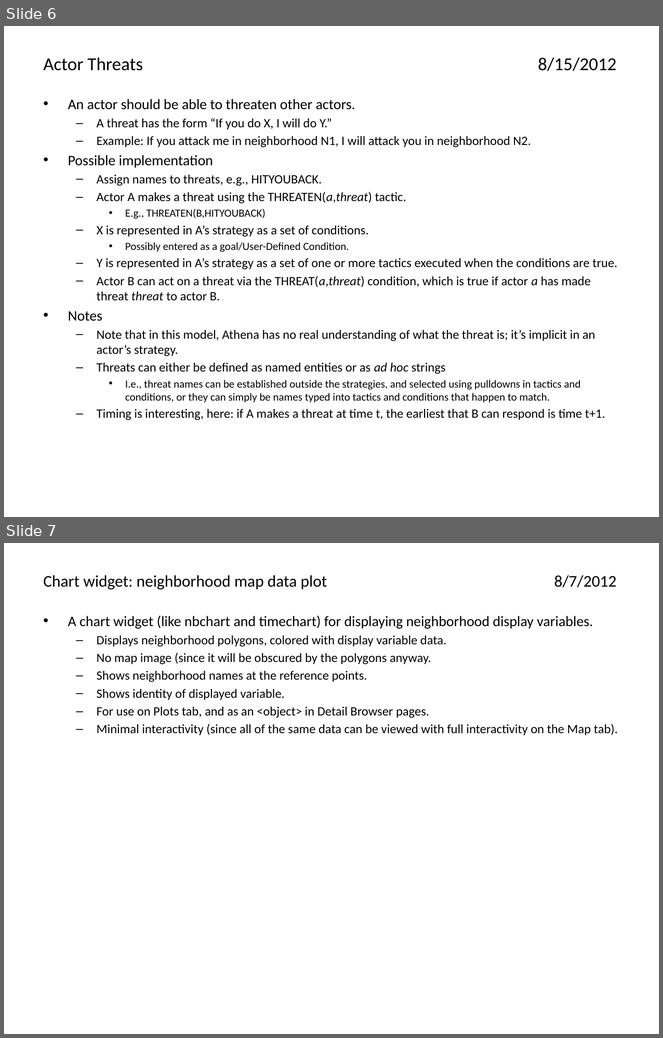
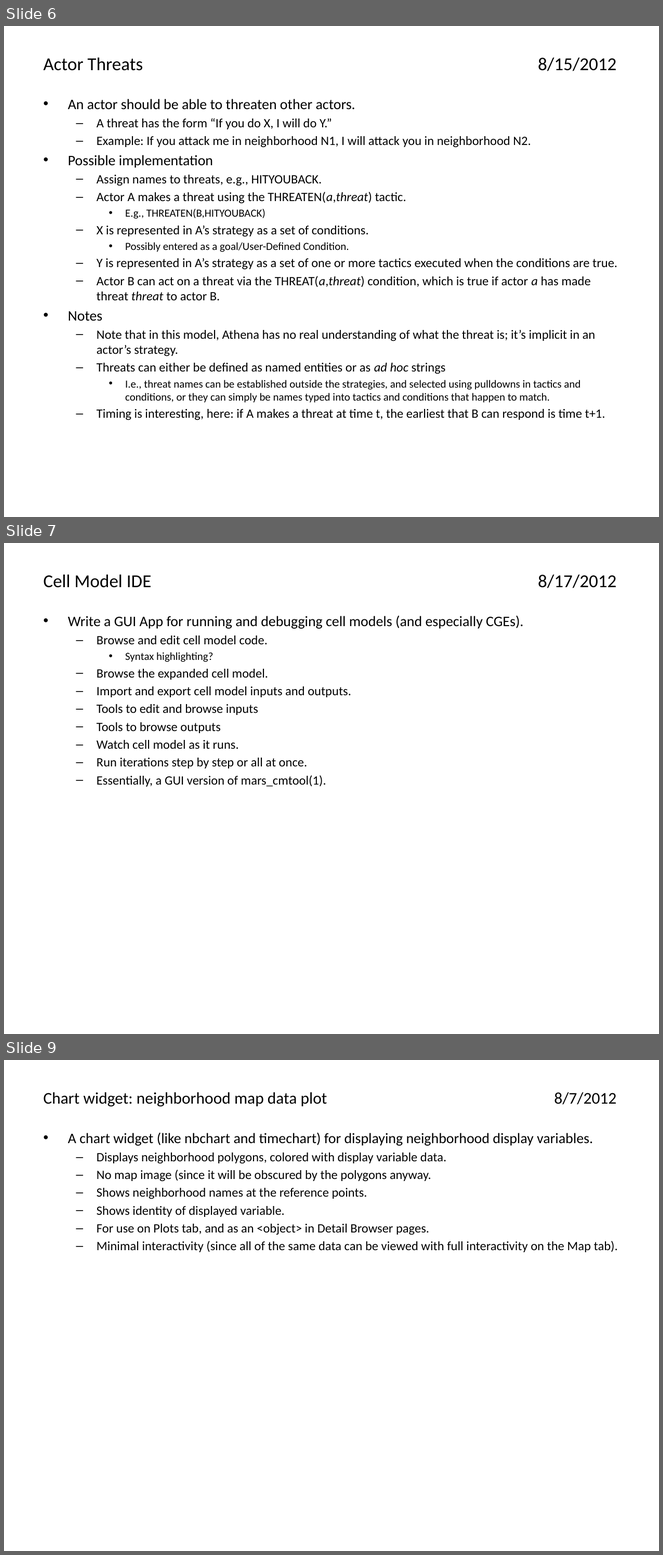
Before and after one commit to AthenaModel/athena-legacy, a slide deck: docs/dev/ideas.pptx. Shown one above the other, each under a label of ours: slides 6 and 7 before the commit, slides 6, 7 and 9 after it; the slides between them are not shown. The pictures are 663x1038 and 663x1555 pixels, drawn with LibreOffice and Linux fonts; fonts in the diff are those of the drawing. Boxes give left, top, right and bottom in pixels: in the first picture for what was removed or moved away, otherwise in the second. Text is boxed around its words. In the diff, an @@ line names an element or a change of style, - is before the commit and + after.

```diff
--- a/docs/dev/ideas.pptx
+++ b/docs/dev/ideas.pptx
@@ slide 7 added at <box>4,543,659,1034</box>, background #FFFFFF @@
@@ title added at <box>44,574,617,588</box>, 20 pt, text #000000 @@
+Cell Model IDE 8/17/2012
@@ text added at <box>68,615,523,787</box>, 14 pt, text #000000 @@
+• Write a GUI App for running and debugging cell models (and especially CGEs).
+  – Browse and edit cell model code.
+    • Syntax highlighting?
+  – Browse the expanded cell model.
+  – Import and export cell model inputs and outputs.
+  – Tools to edit and browse inputs
+  – Tools to browse outputs
+  – Watch cell model as it runs.
+  – Run iterations step by step or all at once.
+  – Essentially, a GUI version of mars_cmtool(1).
@@ what was slide 7 is now slide 9 @@
```
Also in this commit, not shown: 2 other slides added.
